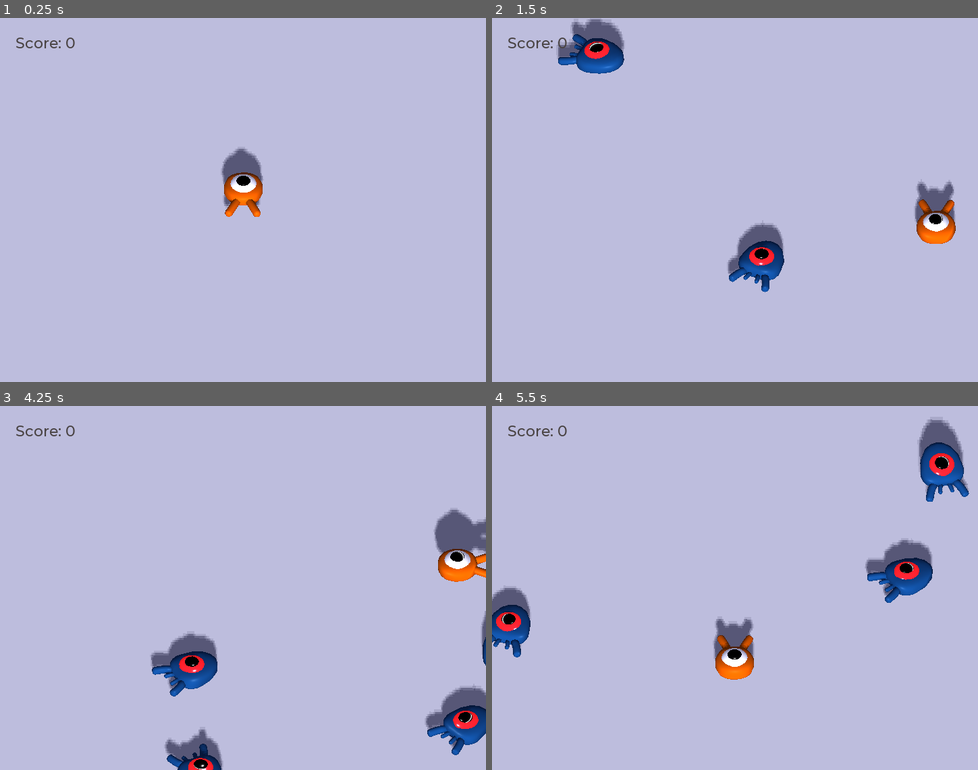
Above: before the commit, frames 1-4 (two rows, left to right).
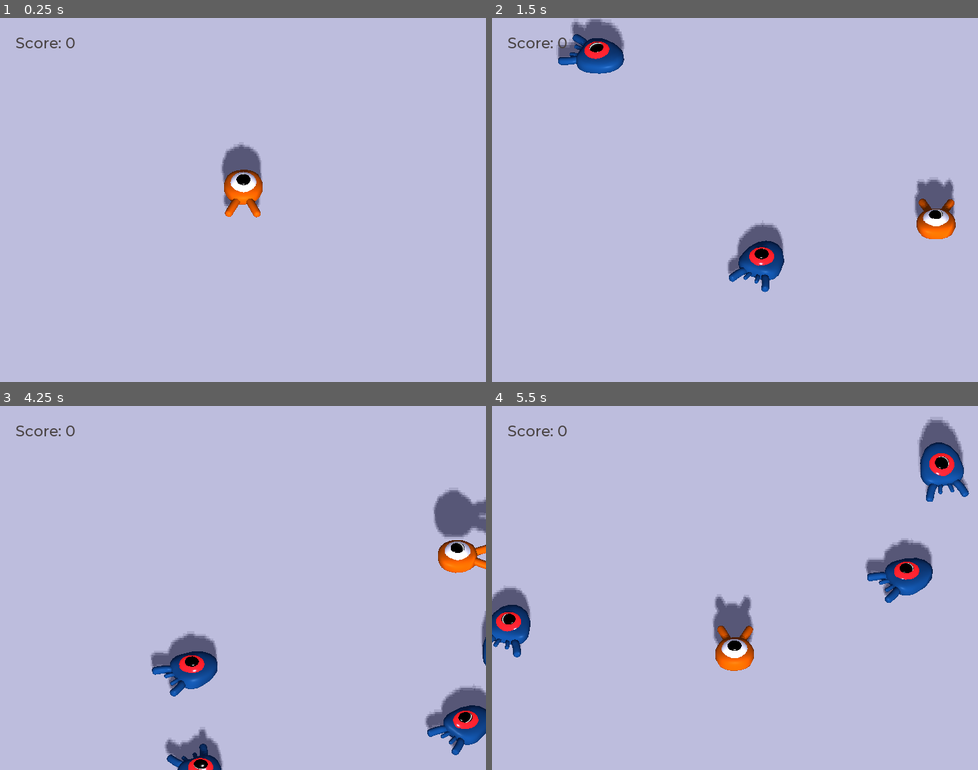
Above: after the commit, the same moments.

Repository: Entropyrius/ANewRepo
Game: Godot game, scene res://Main.tscn
Two runs of this game, one before a commit and one after it. Both use one fixed random seed, a clock stepped at 60 frames per second and the inputs below.
Inputs:
- Up to frame 1 (0.25 s): no input
- Up to frame 2 (1.5 s): tap Enter (ui_accept) at 0.5 s; hold Right (move_right) 0.53-1.28 s; tap Space (jump) at 0.77 s; hold Down (move_back) from 1.28 s (still down)
- Up to frame 3 (4.25 s): tap Space (jump) at 1.52, 3.02, 3.77 s; release Down (move_back) at 2.03 s; hold Right (move_right) 2.03-2.78 s; hold Up (move_forward) 2.78-3.53 s; hold Left (move_left) from 3.53 s (still down)
- Up to frame 4 (5.5 s): tap Space (jump) at 4.52 s; release Left (move_left) at 5.03 s; hold Down (move_back) from 5.03 s (still down)

The runs differ from the first frame. In frame 1, 0.4% of the frame differs, in the area x 45-55%, y 34-55%; in frame 2, 0.7%; in frame 3, 1.8%, in the area x 89-100%, y 22-49%; in frame 4, 1.4%.

Commit message:
Added a float animation
Player now floats.

Diff:
--- a/ProjectInsideTheRepository/Main.tscn
+++ b/ProjectInsideTheRepository/Main.tscn
@@ -128,6 +128,9 @@
 margin_right = 106.0
 margin_bottom = 14.0
 text = "Press enter to retry"
+__meta__ = {
+"_edit_use_anchors_": false
+}
 
 [connection signal="hit" from="Player" to="." method="_on_Player_hit"]
 [connection signal="timeout" from="MobTimer" to="." method="_on_MobTimer_timeout"]
--- /dev/null
+++ b/ProjectInsideTheRepository/MusicPlayer.tscn
@@ -0,0 +1,7 @@
+[gd_scene load_steps=2 format=2]
+
+[ext_resource path="res://art/House In a Forest Loop.ogg" type="AudioStream" id=1]
+
+[node name="MusicPlayer" type="AudioStreamPlayer"]
+stream = ExtResource( 1 )
+autoplay = true
--- a/ProjectInsideTheRepository/Player.tscn
+++ b/ProjectInsideTheRepository/Player.tscn
@@ -8,6 +8,86 @@
 
 [sub_resource type="CylinderShape" id=2]
 height = 0.485765
+
+[sub_resource type="Animation" id=3]
+length = 0.001
+tracks/0/type = "value"
+tracks/0/path = NodePath(".:translation")
+tracks/0/interp = 1
+tracks/0/loop_wrap = true
+tracks/0/imported = false
+tracks/0/enabled = true
+tracks/0/keys = {
+"times": PoolRealArray( 0 ),
+"transitions": PoolRealArray( 1 ),
+"update": 0,
+"values": [ Vector3( 0, 0, 0 ) ]
+}
+tracks/1/type = "value"
+tracks/1/path = NodePath(".:rotation_degrees")
+tracks/1/interp = 1
+tracks/1/loop_wrap = true
+tracks/1/imported = false
+tracks/1/enabled = true
+tracks/1/keys = {
+"times": PoolRealArray( 0 ),
+"transitions": PoolRealArray( 1 ),
+"update": 0,
+"values": [ Vector3( 0, 0, 0 ) ]
+}
+tracks/2/type = "value"
+tracks/2/path = NodePath("Pivot/Character:translation")
+tracks/2/interp = 1
+tracks/2/loop_wrap = true
+tracks/2/imported = false
+tracks/2/enabled = true
+tracks/2/keys = {
+"times": PoolRealArray( 0 ),
+"transitions": PoolRealArray( 1 ),
+"update": 0,
+"values": [ Vector3( 0, 0, 0 ) ]
+}
+tracks/3/type = "value"
+tracks/3/path = NodePath("Pivot/Character:rotation_degrees")
+tracks/3/interp = 1
+tracks/3/loop_wrap = true
+tracks/3/imported = false
+tracks/3/enabled = true
+tracks/3/keys = {
+"times": PoolRealArray( 0 ),
+"transitions": PoolRealArray( 1 ),
+"update": 0,
+"values": [ Vector3( 0, 0, 0 ) ]
+}
+
+[sub_resource type="Animation" id=4]
+resource_name = "float"
+length = 1.2
+loop = true
+tracks/0/type = "value"
+tracks/0/path = NodePath("Pivot/Character:translation")
+tracks/0/interp = 1
+tracks/0/loop_wrap = true
+tracks/0/imported = false
+tracks/0/enabled = true
+tracks/0/keys = {
+"times": PoolRealArray( 0.2, 0.7, 1.2 ),
+"transitions": PoolRealArray( 0.435275, 2.07053, 1 ),
+"update": 0,
+"values": [ Vector3( 0, 0, 0 ), Vector3( 0, 0.66, 0 ), Vector3( 0, 0.35, 0 ) ]
+}
+tracks/1/type = "value"
+tracks/1/path = NodePath("Pivot/Character:rotation_degrees")
+tracks/1/interp = 1
+tracks/1/loop_wrap = true
+tracks/1/imported = false
+tracks/1/enabled = true
+tracks/1/keys = {
+"times": PoolRealArray( 0.1, 0.5, 1.2 ),
+"transitions": PoolRealArray( 0.435275, 0.435275, 1 ),
+"update": 0,
+"values": [ Vector3( 0, 0, 0 ), Vector3( 8, 0, 0 ), Vector3( -9, 0, 0 ) ]
+}
 
 [node name="Player" type="KinematicBody"]
 collision_mask = 6
@@ -29,4 +109,9 @@
 transform = Transform( 1, 0, 0, 0, 1, 0, 0, 0, 1, 0, 0.417409, 0 )
 shape = SubResource( 2 )
 
+[node name="AnimationPlayer" type="AnimationPlayer" parent="."]
+autoplay = "float"
+anims/RESET = SubResource( 3 )
+anims/float = SubResource( 4 )
+
 [connection signal="body_entered" from="MobDetector" to="." method="_on_MobDetector_body_entered"]
--- a/ProjectInsideTheRepository/project.godot
+++ b/ProjectInsideTheRepository/project.godot
@@ -13,6 +13,10 @@
 config/name="A Project Inside of a Repository"
 run/main_scene="res://Main.tscn"
 config/icon="res://icon.png"
+
+[autoload]
+
+MusicPlayer="*res://MusicPlayer.tscn"
 
 [display]
 
Not shown: 1 places in ProjectInsideTheRepository/Player.tscn that only renumber resources
